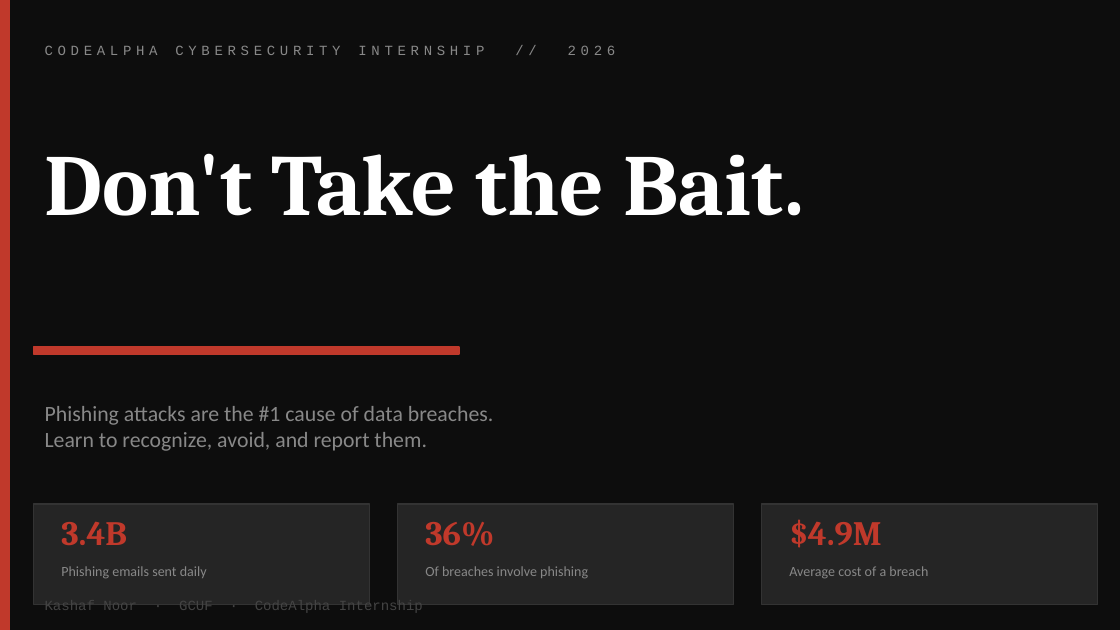
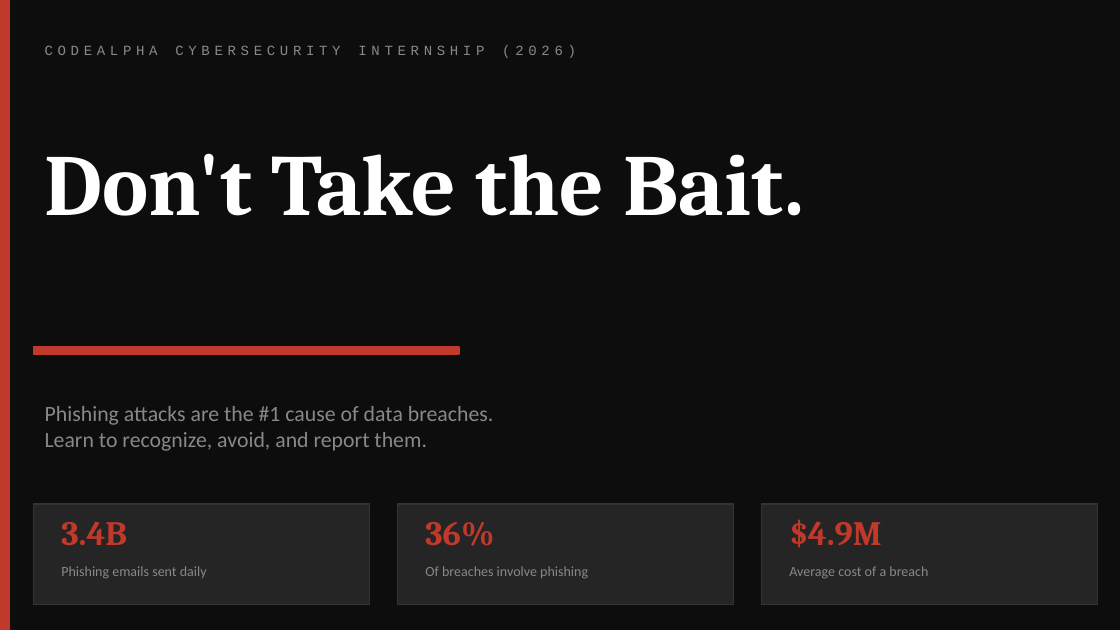
Before and after one commit to KashafNoor17/CodeAlpha_PhishingAwareness, a slide deck: slide 1 of PhishingAwareness.pptx. Drawn at 1120x630 pixels with LibreOffice and Linux fonts; fonts in the diff are those of the drawing. Boxes give left, top, right and bottom in pixels: in the first picture for what was removed or moved away, otherwise in the second. Text is boxed around its words. In the diff, an @@ line names an element or a change of style, - is before the commit and + after.

```diff
--- a/PhishingAwareness.pptx
+++ b/PhishingAwareness.pptx
@@ text at (45,45,576,58): text changed @@
-CODEALPHA CYBERSECURITY INTERNSHIP // 2026
+CODEALPHA CYBERSECURITY INTERNSHIP (2026)
@@ text removed at (45,600,423,612) @@
-Kashaf Noor · GCUF · CodeAlpha Internship
```
Also in this commit, not shown: 6 other slides changed.
